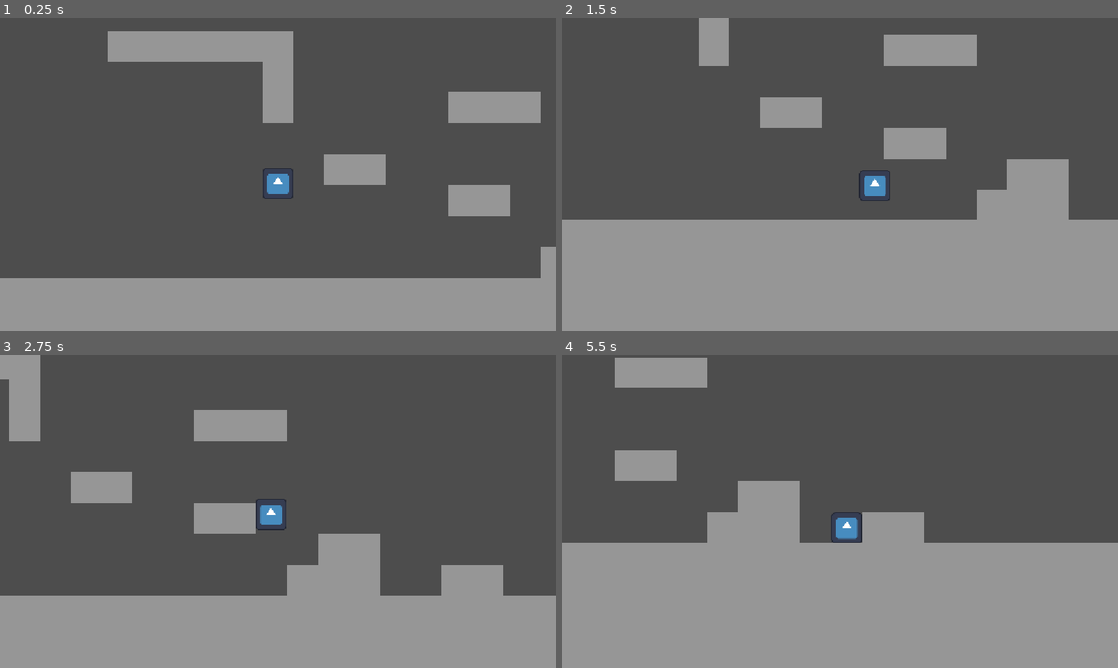
Above: before the commit, frames 1-4 (two rows, left to right).
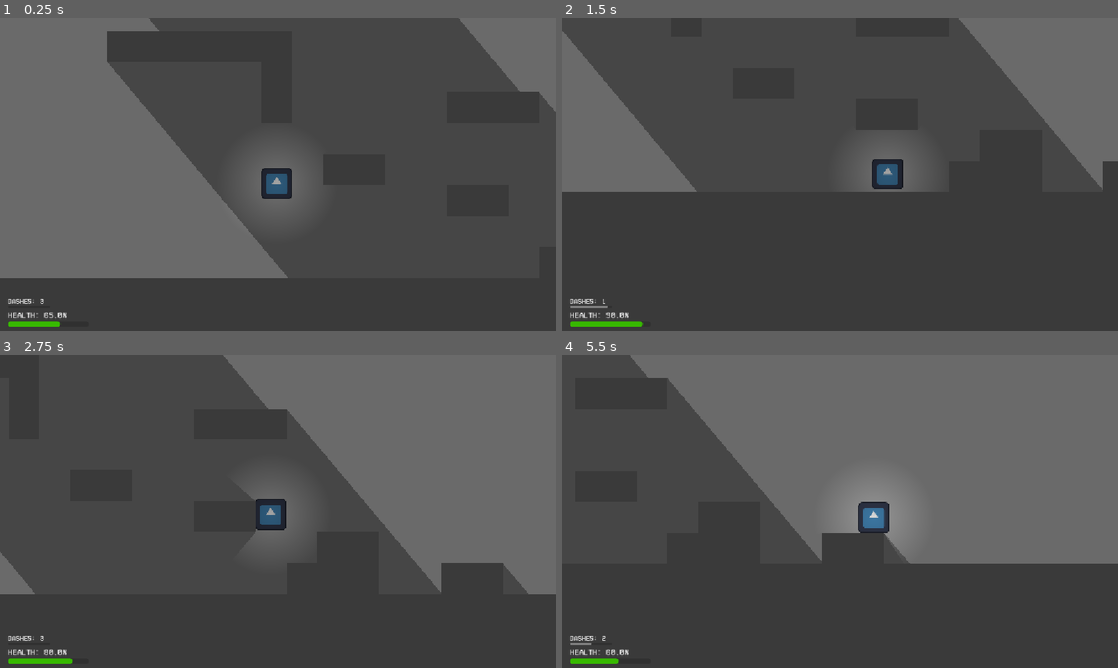
Above: after the commit, the same moments.

Repository: Shade1037/UntitledGunGame
Game: Godot game, scene res://Scenes/test.tscn
Two runs of this game, one before a commit and one after it. Both use one fixed random seed, a clock stepped at 60 frames per second and the inputs below. The engine's default icon, where the game draws it, is replaced by a stand-in: a white triangle on a blue panel in a dark square.
Inputs:
- Up to frame 1 (0.25 s): no input
- Up to frame 2 (1.5 s): hold D (move_right) from 0.53 s (still down); tap E (button, bound only after the commit) at 0.6 s; tap Up (jump) at 0.77, 1.07 s; tap Shift (dash, bound only after the commit) at 0.8, 1.35 s
- Up to frame 3 (2.75 s): tap Up (jump) at 1.52, 1.55, 1.82, 2.1 s; release D (move_right) at 2.03 s; hold A (move_left) from 2.03 s (still down); tap E (button, bound only after the commit) at 2.3 s
- Up to frame 4 (5.5 s): release A (move_left) at 2.78 s; hold D (move_right) 2.78-4.28 s; tap E (button, bound only after the commit) at 2.85, 4.35 s; tap Up (jump) at 3.02, 3.32, 3.77, 3.8, 4.07, 4.52, 4.82 s; tap Shift (dash, bound only after the commit) at 3.05, 3.6, 5.1 s; hold A (move_left) 4.28-5.03 s; hold D (move_right) from 5.03 s (still down)

The runs differ from the first frame. In frame 1, 56% of the frame differs, in the area x 0-100%, y 0-100%; in frame 2, 58%; in frame 3, 62%; in frame 4, 86%.

Commit message:
Effects

Diff:
--- a/Assets/Particles/spark.tscn
+++ b/Assets/Particles/spark.tscn
@@ -8,6 +8,8 @@
 gradient = SubResource("Gradient_eqt7n")
 width = 4
 height = 4
+
+[sub_resource type="CurveTexture" id="CurveTexture_eqt7n"]
 
 [sub_resource type="ParticleProcessMaterial" id="ParticleProcessMaterial_eqt7n"]
 lifetime_randomness = 0.3
@@ -23,6 +25,7 @@
 initial_velocity_min = 10.0
 initial_velocity_max = 50.0
 gravity = Vector3(0, 98, 0)
+emission_curve = SubResource("CurveTexture_eqt7n")
 
 [node name="GPUParticles2D" type="GPUParticles2D"]
 emitting = false
--- a/Scenes/Player.tscn
+++ b/Scenes/Player.tscn
@@ -1,13 +1,49 @@
-[gd_scene load_steps=4 format=3 uid="uid://dbiblfx4sd2l2"]
+[gd_scene load_steps=11 format=3 uid="uid://dbiblfx4sd2l2"]
 
 [ext_resource type="Script" uid="uid://puvuw1x3f5wa" path="res://Scripts/player.gd" id="1_kyqiw"]
 [ext_resource type="Texture2D" uid="uid://cj63q2uky4qqk" path="res://icon.svg" id="1_rpqav"]
+[ext_resource type="PackedScene" uid="uid://b0wpcis31fpwd" path="res://Assets/Particles/spark.tscn" id="2_5ixxa"]
+[ext_resource type="Script" uid="uid://nqb045mi64h6" path="res://Scripts/camera.gd" id="3_dewec"]
+[ext_resource type="FontFile" uid="uid://rgn7ywi4iwax" path="res://Assets/Fonts/VCR.ttf" id="3_gntrk"]
 
 [sub_resource type="RectangleShape2D" id="RectangleShape2D_44u30"]
 size = Vector2(62, 62)
 
-[node name="CharacterBody2D" type="CharacterBody2D"]
+[sub_resource type="Gradient" id="Gradient_5ixxa"]
+offsets = PackedFloat32Array(0, 0.5976331)
+colors = PackedColorArray(1, 1, 1, 1, 1, 1, 1, 0)
+
+[sub_resource type="GradientTexture2D" id="GradientTexture2D_nn08x"]
+gradient = SubResource("Gradient_5ixxa")
+width = 300
+height = 300
+fill = 1
+fill_from = Vector2(0.5, 0.5)
+fill_to = Vector2(1, 1)
+
+[sub_resource type="Theme" id="Theme_dewec"]
+default_font = ExtResource("3_gntrk")
+
+[sub_resource type="StyleBoxFlat" id="StyleBoxFlat_gntrk"]
+bg_color = Color(0.21394002, 0.7248373, 0, 1)
+corner_radius_top_left = 6
+corner_radius_top_right = 6
+corner_radius_bottom_right = 6
+corner_radius_bottom_left = 6
+corner_detail = 6
+
+[node name="CharacterBody2D" type="CharacterBody2D" node_paths=PackedStringArray("Camera", "PlayerUI", "PlayerStats", "DamageLayer", "HurtLayer", "DashCounter", "DashBar", "HealthCounter", "HealthBar")]
 script = ExtResource("1_kyqiw")
+sparkPrefab = ExtResource("2_5ixxa")
+Camera = NodePath("Camera2D")
+PlayerUI = NodePath("PlayerUI")
+PlayerStats = NodePath("PlayerUI/PlayerStats")
+DamageLayer = NodePath("Camera2D/DamageLayer")
+HurtLayer = NodePath("Camera2D/HurtLayer")
+DashCounter = NodePath("PlayerUI/PlayerStats/DashCounter")
+DashBar = NodePath("PlayerUI/PlayerStats/DashBar")
+HealthCounter = NodePath("PlayerUI/PlayerStats/HealthCounter")
+HealthBar = NodePath("PlayerUI/PlayerStats/HealthBar")
 
 [node name="CollisionShape2D" type="CollisionShape2D" parent="."]
 shape = SubResource("RectangleShape2D_44u30")
@@ -16,5 +52,84 @@
 scale = Vector2(0.5, 0.49999997)
 texture = ExtResource("1_rpqav")
 
+[node name="PointLight2D" type="PointLight2D" parent="."]
+energy = 0.25
+shadow_enabled = true
+texture = SubResource("GradientTexture2D_nn08x")
+
 [node name="Camera2D" type="Camera2D" parent="."]
+position = Vector2(8, 0)
 position_smoothing_enabled = true
+script = ExtResource("3_dewec")
+target = NodePath("..")
+
+[node name="Background" type="ColorRect" parent="Camera2D"]
+z_index = -3
+offset_left = -1016.0
+offset_top = -600.0
+offset_right = 1010.6665
+offset_bottom = 616.0
+color = Color(0.70380783, 0.70380783, 0.70380783, 1)
+
+[node name="DamageLayer" type="ColorRect" parent="Camera2D"]
+z_index = 100
+offset_left = -1016.0
+offset_top = -600.0
+offset_right = 1010.6665
+offset_bottom = 616.0
+color = Color(1, 0, 0, 0)
+
+[node name="HurtLayer" type="ColorRect" parent="Camera2D"]
+z_index = 100
+offset_left = -1016.0
+offset_top = -600.0
+offset_right = 1010.6665
+offset_bottom = 616.0
+color = Color(0.43137255, 0, 0, 0)
+
+[node name="PlayerUI" type="CanvasLayer" parent="."]
+
+[node name="PlayerStats" type="Control" parent="PlayerUI"]
+layout_mode = 3
+anchors_preset = 15
+anchor_right = 1.0
+anchor_bottom = 1.0
+grow_horizontal = 2
+grow_vertical = 2
+theme = SubResource("Theme_dewec")
+
+[node name="DashCounter" type="Label" parent="PlayerUI/PlayerStats"]
+layout_mode = 0
+offset_left = 16.0
+offset_top = 580.0
+offset_right = 112.0
+offset_bottom = 596.0
+theme_override_font_sizes/font_size = 14
+text = "DASHES: 3"
+
+[node name="HealthCounter" type="Label" parent="PlayerUI/PlayerStats"]
+layout_mode = 0
+offset_left = 16.0
+offset_top = 608.0
+offset_right = 112.0
+offset_bottom = 624.0
+text = "HEALTH: 50%"
+
+[node name="DashBar" type="ProgressBar" parent="PlayerUI/PlayerStats"]
+layout_mode = 0
+offset_left = 16.0
+offset_top = 596.0
+offset_right = 104.0
+offset_bottom = 600.0
+value = 50.0
+show_percentage = false
+
+[node name="HealthBar" type="ProgressBar" parent="PlayerUI/PlayerStats"]
+layout_mode = 0
+offset_left = 16.0
+offset_top = 628.0
+offset_right = 184.0
+offset_bottom = 640.0
+theme_override_styles/fill = SubResource("StyleBoxFlat_gntrk")
+value = 50.0
+show_percentage = false
--- a/Scenes/block.tscn
+++ b/Scenes/block.tscn
@@ -1,14 +1,20 @@
-[gd_scene format=3 uid="uid://dvtu4lb6sf6kh"]
+[gd_scene load_steps=4 format=3 uid="uid://dvtu4lb6sf6kh"]
 
 [ext_resource type="Texture2D" uid="uid://calkma8erwp65" path="res://Images/Player/rect.tres" id="1_ejx3s"]
 
 [sub_resource type="RectangleShape2D" id="RectangleShape2D_44u30"]
 size = Vector2(64, 64)
 
-[node name="Node2D" type="StaticBody2D" unique_id=2026726895]
+[sub_resource type="OccluderPolygon2D" id="OccluderPolygon2D_ejx3s"]
+polygon = PackedVector2Array(-32, -32, -32, 32, 32, 32, 32, -32)
 
-[node name="CollisionShape2D" type="CollisionShape2D" parent="." unique_id=1075711513]
+[node name="Node2D" type="StaticBody2D"]
+
+[node name="CollisionShape2D" type="CollisionShape2D" parent="."]
 shape = SubResource("RectangleShape2D_44u30")
 
-[node name="Sprite2D" type="Sprite2D" parent="." unique_id=510808270]
+[node name="Sprite2D" type="Sprite2D" parent="."]
 texture = ExtResource("1_ejx3s")
+
+[node name="LightOccluder2D" type="LightOccluder2D" parent="."]
+occluder = SubResource("OccluderPolygon2D_ejx3s")
--- a/Scenes/test.tscn
+++ b/Scenes/test.tscn
@@ -137,3 +137,11 @@
 
 [node name="Node2D10" parent="Map" instance=ExtResource("2_8od7v")]
 position = Vector2(1120, 544)
+
+[node name="CanvasModulate" type="CanvasModulate" parent="."]
+color = Color(0.38928655, 0.38928664, 0.38928658, 1)
+
+[node name="DirectionalLight2D" type="DirectionalLight2D" parent="."]
+rotation = -0.6981317
+energy = 0.2
+shadow_enabled = true
--- /dev/null
+++ b/Scripts/camera.gd
@@ -0,0 +1,33 @@
+extends Camera2D
+
+@export var decay: float = 0.8
+@export var max_offset: Vector2 = Vector2(100, 75)
+@export var max_roll: float = 0.1
+@export var target: NodePath
+
+var trauma: float = 0.0
+var trauma_power: int = 2
+
+func _ready() -> void:
+	randomize()
+
+func add_trauma(amount):
+	trauma = min(trauma + amount, 1.0)
+
+func _process(delta):
+	if target:
+		global_position = get_node(target).global_position
+	if trauma:
+		trauma = max(trauma - decay * delta, 0)
+		shake()
+
+func shake():
+	var amount = pow(trauma, trauma_power)
+	rotation = max_roll * amount * randf_range(-1, 1)
+	offset.x = max_offset.x * amount * randf_range(-1, 1)
+	offset.y = max_offset.y * amount * randf_range(-1, 1)
+
+func constShake(amount):
+	rotation = max_roll * amount * randf_range(-1, 1)
+	offset.x = max_offset.x * amount * randf_range(-1, 1)
+	offset.y = max_offset.y * amount * randf_range(-1, 1)
--- a/Scripts/player.gd
+++ b/Scripts/player.gd
@@ -1,10 +1,17 @@
+@tool
 extends CharacterBody2D
 
 # Variables
+@export_category("Health")
+@export var maxhealth: float = 100.0
+var health: float = maxhealth
+
+@export_category("Movement (Speed)")
 @export var speed: float = 400.0
 @export var acceleration: float = 1600.0
 @export var friction: float = 1000.0
 
+@export_category("Movement (Jumping)")
 @export var jump_velocity: float = -400.0
 @export var wallslide_gravity: float = 150.0
 @export var maxjumps: int = 1
@@ -16,83 +23,175 @@
 var wallslide_time: float = 0.0;
 var wallslide_spark_time: float = 0.25;
 
+@export_category("Movement (Dashing)")
+@export var dash_velocity: float = 800.0
+@export var dash_upwards_velocity: float = -100.0
+@export var maxdashes: int = 3
+var dashes: int = maxdashes
+var dashtimer: float = 0.0
+var dashchargetime: float = 0.75
+
+var last_dir: String = "right"
+
 # Effects
-var sparkPrefab = preload("res://Assets/Particles/spark.tscn")
+@export_category("Effects")
+@export var sparkPrefab: Resource
+
+# Nodes
+@export_category("Nodes")
+@export var Camera: Camera2D
+
+# UI
+@export_category("UI")
+@export var PlayerUI: CanvasLayer
+@export var PlayerStats: Control
+@export var DamageLayer: ColorRect
+@export var HurtLayer: ColorRect
+
+# Stat Labels
+@export_category("Stat Labels")
+@export var DashCounter: Label
+@export var DashBar: ProgressBar
+@export var HealthCounter: Label
+@export var HealthBar: ProgressBar
+
+func _ready() -> void:
+	if not Engine.is_editor_hint():
+		# Set up UI
+		DashBar.max_value = dashchargetime
+		HealthBar.max_value = maxhealth
 
 func _process(delta: float) -> void:
-	if Input.is_action_just_pressed("exit"):
-		get_tree().quit()
+	if not Engine.is_editor_hint():
+		# Testing
+		if Input.is_action_just_pressed("button"):
+			takeDamage(10)
+
+		# Exit
+		if Input.is_action_just_pressed("exit"):
+			get_tree().quit()
+
+		# Stats
+		var currenthealth = round((health/maxhealth) * 100)
+		var roundedhealth = move_toward(HealthBar.value, currenthealth, 1)
+
+		DashCounter.text = "DASHES: " + str(dashes)
+		DashBar.value = dashtimer
+		HealthCounter.text = "HEALTH: " + str(roundedhealth) + "%"
+		HealthBar.value = roundedhealth
+
+		# Damage Effects
+		if DamageLayer.color.a > 0:
+			DamageLayer.color.a = move_toward(DamageLayer.color.a, 0, 0.01)
+		if DamageLayer.color.a > 1:
+			DamageLayer.color.a = 1
+
+		# Low Health Effects
+		if health < (maxhealth / 2):
+			HurtLayer.color.a = 0.2
+			Camera.constShake(0.01)
+
+		if health <= (maxhealth / 4):
+			HurtLayer.color.a = 0.3
+			Camera.constShake(0.015)
+
+		if health <= (maxhealth / 10):
+			HurtLayer.color.a = 0.5
+			Camera.constShake(0.025)
 
 func _physics_process(delta: float) -> void:
-	# Appply gravity
-	if not is_on_floor():
-		velocity += get_gravity() * delta
-
-	# Reset jumps on contact with floor
-	if is_on_floor():
-		jumps = maxjumps
-
-	# Jump
-	if Input.is_action_just_pressed("jump") and jumps > 0:
-		jumps -= 1
-		velocity.y = jump_velocity
-
-	# Movement
-	var direction := Input.get_axis("move_left", "move_right")
-	if direction:
-		velocity.x = move_toward(velocity.x, direction * speed, acceleration * delta)
-	else:
-		velocity.x = move_toward(velocity.x, 0, friction * delta)
-
-	# Handle wallsliding
-	if is_on_wall() and not is_on_floor():
-		# Right wall
+	if not Engine.is_editor_hint():
+		# Appply gravity
+		if not is_on_floor():
+			velocity += get_gravity() * delta
+
+		# Reset jumps on contact with floor
+		if is_on_floor():
+			jumps = maxjumps
+
+		# Jump
+		if Input.is_action_just_pressed("jump") and jumps > 0 and is_on_floor():
+			jumps -= 1
+			velocity.y = jump_velocity
+
+		# Movement Tracking
 		if Input.is_action_pressed("move_right"):
-			for i in range(get_slide_collision_count()):
-				var collision := get_slide_collision(i)
-				var normal := collision.get_normal()
-				if normal.x < 0:
-					if Input.is_action_just_pressed("jump"):
-						velocity.y = jump_velocity
-						velocity.x = -walljump_pushback
-					is_wall_sliding = true
-					wallside = "right"
-					if wallslide_time > wallslide_spark_time:
-						spawnSparks(true)
-				else:
-					is_wall_sliding = false
-					wallside = "none"
-					wallslide_time = 0
-		# Left Wall
-		elif Input.is_action_pressed("move_left"):
-			for i in range(get_slide_collision_count()):
-				var collision := get_slide_collision(i)
-				var normal := collision.get_normal()
-				if normal.x > 0:
-					if Input.is_action_just_pressed("jump"):
-						velocity.y = jump_velocity
-						velocity.x = walljump_pushback
-					is_wall_sliding = true
-					wallside = "left"
-					if wallslide_time > wallslide_spark_time:
-						spawnSparks(false)
-				else:
-					is_wall_sliding = false
+			last_dir = "right"
+
+		if Input.is_action_pressed("move_left"):
+			last_dir = "left"
+
+		if dashes < maxdashes:
+			dashtimer += 1 * delta
+			if dashtimer > dashchargetime:
+				dashtimer = 0
+				dashes += 1
+
+		# Dashing
+		if Input.is_action_just_pressed("dash") and dashes > 0:
+			dashes -= 1
+			if last_dir == "right":
+				velocity.x = dash_velocity
+			else:
+				velocity.x = -dash_velocity
+			velocity.y = dash_upwards_velocity
+
+		# Movement
+		var direction := Input.get_axis("move_left", "move_right")
+		if direction:
+			velocity.x = move_toward(velocity.x, direction * speed, acceleration * delta)
+		else:
+			velocity.x = move_toward(velocity.x, 0, friction * delta)
+
+		# Handle wallsliding
+		if is_on_wall() and not is_on_floor():
+			# Right wall
+			if Input.is_action_pressed("move_right"):
+				for i in range(get_slide_collision_count()):
+					var collision := get_slide_collision(i)
+					var normal := collision.get_normal()
+					if normal.x < 0:
+						if Input.is_action_just_pressed("jump"):
+							velocity.y = jump_velocity
+							velocity.x = -walljump_pushback
+						is_wall_sliding = true
+						wallside = "right"
+						if wallslide_time > wallslide_spark_time:
+							spawnSparks(true)
+					else:
+						is_wall_sliding = false
+						wallside = "none"
+						wallslide_time = 0
+			# Left Wall
+			elif Input.is_action_pressed("move_left"):
+				for i in range(get_slide_collision_count()):
+					var collision := get_slide_collision(i)
+					var normal := collision.get_normal()
+					if normal.x > 0:
+						if Input.is_action_just_pressed("jump"):
+							velocity.y = jump_velocity
+							velocity.x = walljump_pushback
+						is_wall_sliding = true
+						wallside = "left"
+						if wallslide_time > wallslide_spark_time:
+							spawnSparks(false)
+					else:
+						is_wall_sliding = false
+			else:
+				is_wall_sliding = false
 		else:
 			is_wall_sliding = false
-	else:
-		is_wall_sliding = false
-
-	if is_wall_sliding:
-		velocity.y += (wallslide_gravity * delta)
-		velocity.y = min(velocity.y, wallslide_gravity)
-		if velocity.y > 0:
-			wallslide_time += 1 * delta
-	else:
-		wallside = "none"
-		wallslide_time = 0
-
-	move_and_slide()
+
+		if is_wall_sliding:
+			velocity.y += (wallslide_gravity * delta)
+			velocity.y = min(velocity.y, wallslide_gravity)
+			if velocity.y > 0:
+				wallslide_time += 1 * delta
+		else:
+			wallside = "none"
+			wallslide_time = 0
+
+		move_and_slide()
 
 func spawnSparks(left: bool):
 	var effectInstance = sparkPrefab.instantiate()
@@ -102,3 +201,11 @@
 		effectInstance.global_position = self.global_position - Vector2(-30, 30)
 	if left == false:
 		effectInstance.global_position = self.global_position - Vector2(30, 30)
+
+func takeDamage(amount: float):
+	health -= amount
+	cameraShake(amount / 50)
+	DamageLayer.color.a += amount / 50
+
+func cameraShake(amount: float):
+	Camera.add_trauma(amount)
--- a/project.godot
+++ b/project.godot
@@ -51,6 +51,21 @@
 "events": [Object(InputEventKey,"resource_local_to_scene":false,"resource_name":"","device":-1,"window_id":0,"alt_press …(195 unchanged characters)…
 ]
 }
+mouse_left={
+"deadzone": 0.2,
+"events": [Object(InputEventMouseButton,"resource_local_to_scene":false,"resource_name":"","device":-1,"window_id":0,"alt_pressed":false,"shift_pressed":false,"ctrl_pressed":false,"meta_pressed":false,"button_mask":0,"position":Vector2(0, 0),"global_position":Vector2(0, 0),"factor":1.0,"button_index":1,"canceled":false,"pressed":false,"double_click":false,"script":null)
+]
+}
+dash={
+"deadzone": 0.2,
+"events": [Object(InputEventKey,"resource_local_to_scene":false,"resource_name":"","device":-1,"window_id":0,"alt_pressed":false,"shift_pressed":false,"ctrl_pressed":false,"meta_pressed":false,"pressed":false,"keycode":0,"physical_keycode":4194325,"key_label":0,"unicode":0,"location":0,"echo":false,"script":null)
+]
+}
+button={
+"deadzone": 0.2,
+"events": [Object(InputEventKey,"resource_local_to_scene":false,"resource_name":"","device":-1,"window_id":0,"alt_pressed":false,"shift_pressed":false,"ctrl_pressed":false,"meta_pressed":false,"pressed":false,"keycode":0,"physical_keycode":69,"key_label":0,"unicode":101,"location":0,"echo":false,"script":null)
+]
+}
 
 [physics]
 
Binary file added: Assets/Fonts/VCR.ttf
Not shown, added: Assets/Fonts/VCR.ttf.import
Not shown: 1 places in Assets/Particles/spark.tscn that only renumber resources
Not shown, added: Scripts/camera.gd.uid
Not shown, added: Scenes/Player.tscn16628553190.tmp
Not shown, added: Scenes/Player.tscn21318440821.tmp
